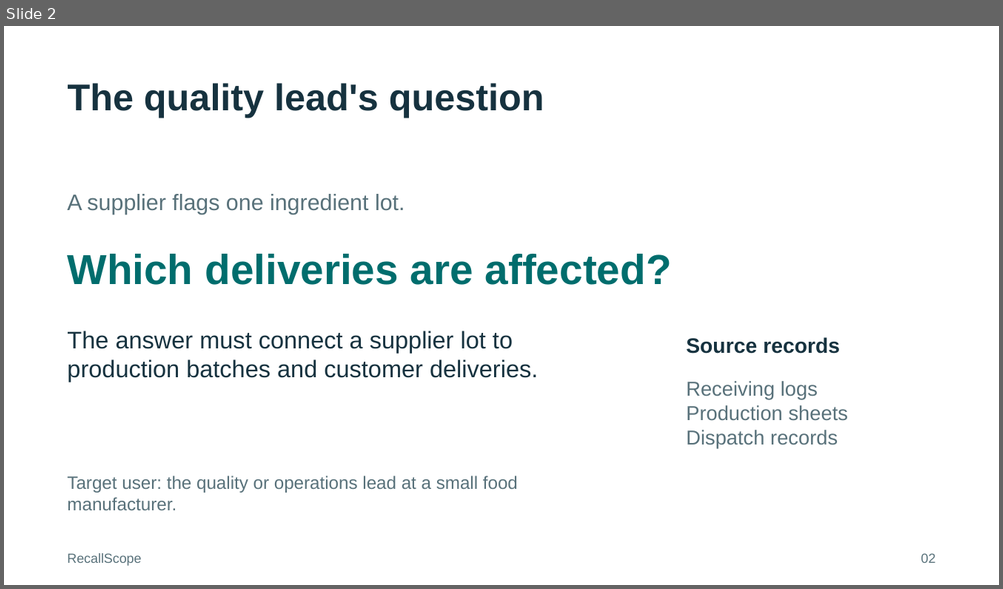
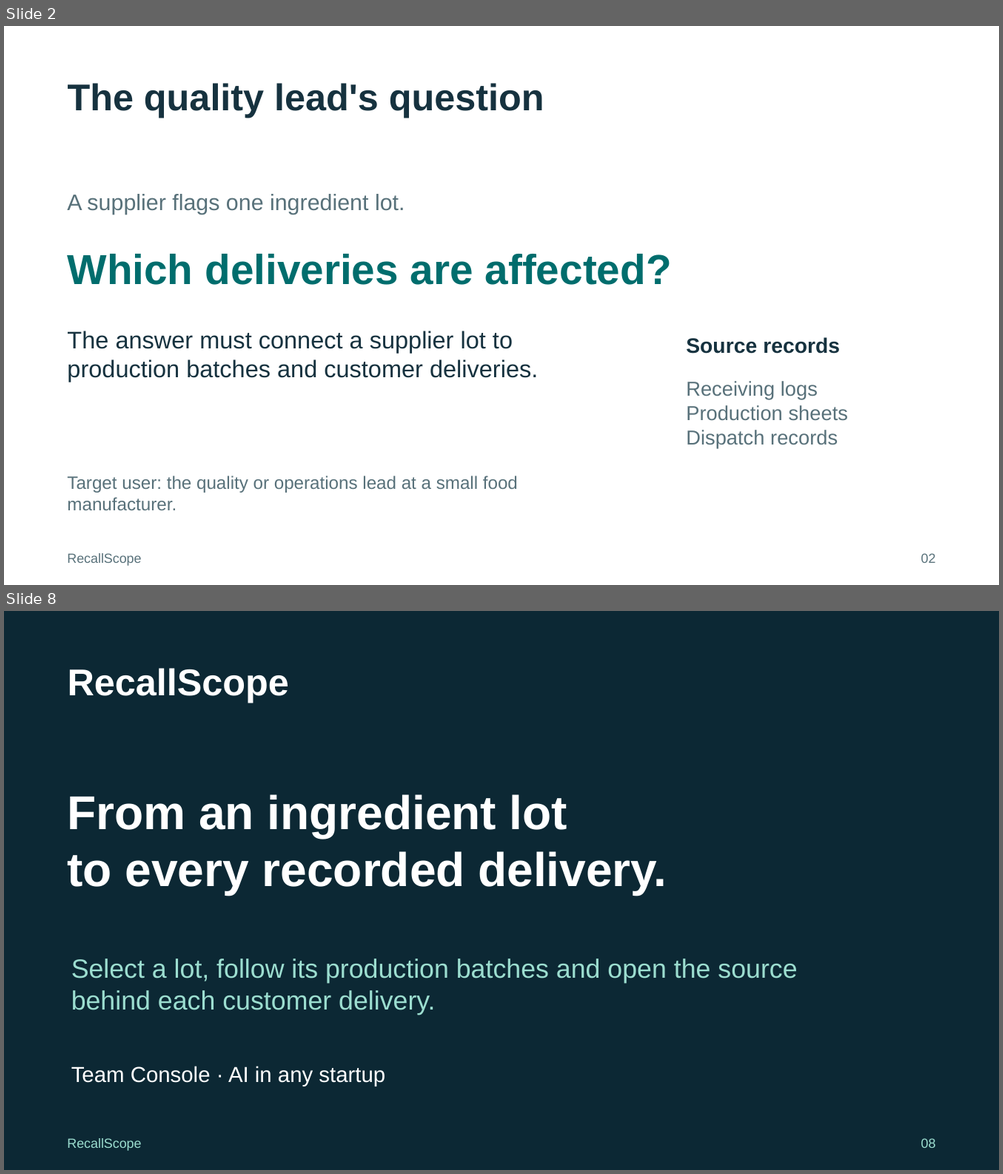
Before and after one commit to HackIndiaXYZ/ai-first-startup-hackathon-build-a-startup-using-ai-only-console, a slide deck: docs/RecallScope-Pitch.pptx. Shown one above the other, each under a label of ours: slide 2 before the commit, slides 2 and 8 after it; the slides between them are not shown. The pictures are 1003x589 and 1003x1174 pixels, drawn with LibreOffice and Linux fonts; fonts in the diff are those of the drawing. Boxes give left, top, right and bottom in pixels: in the first picture for what was removed or moved away, otherwise in the second. Text is boxed around its words. In the diff, an @@ line names an element or a change of style, - is before the commit and + after.

Commit message:
Present a complete RecallScope showcase with connected evidence

```diff
--- a/docs/RecallScope-Pitch.pptx
+++ b/docs/RecallScope-Pitch.pptx
@@ slide 8 added at [4, 611, 999, 1170], background #0C2834 @@
@@ text added at [68, 668, 289, 703], 36 pt, text #FFFFFF, bold @@
+RecallScope
@@ text added at [68, 795, 667, 896], 45.8 pt, text #FFFFFF, bold @@
+From an ingredient lot
+to every recorded delivery.
@@ text added at [71, 959, 797, 1015], 25.5 pt, text #9CDED0 @@
+Select a lot, follow its production batches and open the source behind each customer delivery.
@@ text added at [71, 1066, 385, 1086], 21 pt, text #FFFFFF @@
+Team Console · AI in any startup
@@ text added at [67, 1139, 141, 1151], 12.8 pt, text #9CDED0 @@
+RecallScope
@@ text added at [921, 1139, 936, 1148], 12.8 pt, text #9CDED0 @@
+08
```
Also in this commit, not shown: 5 slides changed, 1 other slide added, 2 slides removed, 23 other files.
